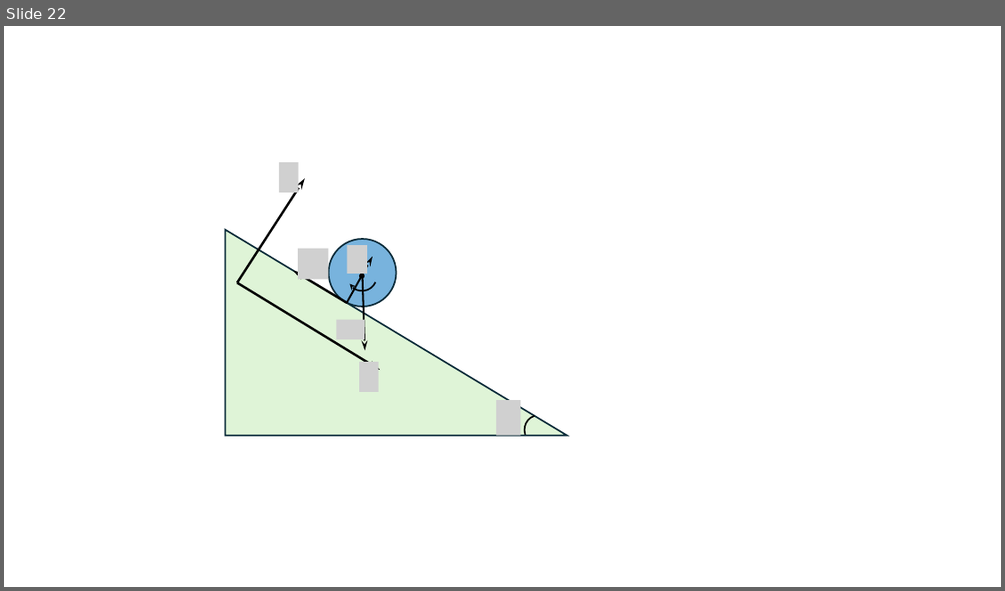
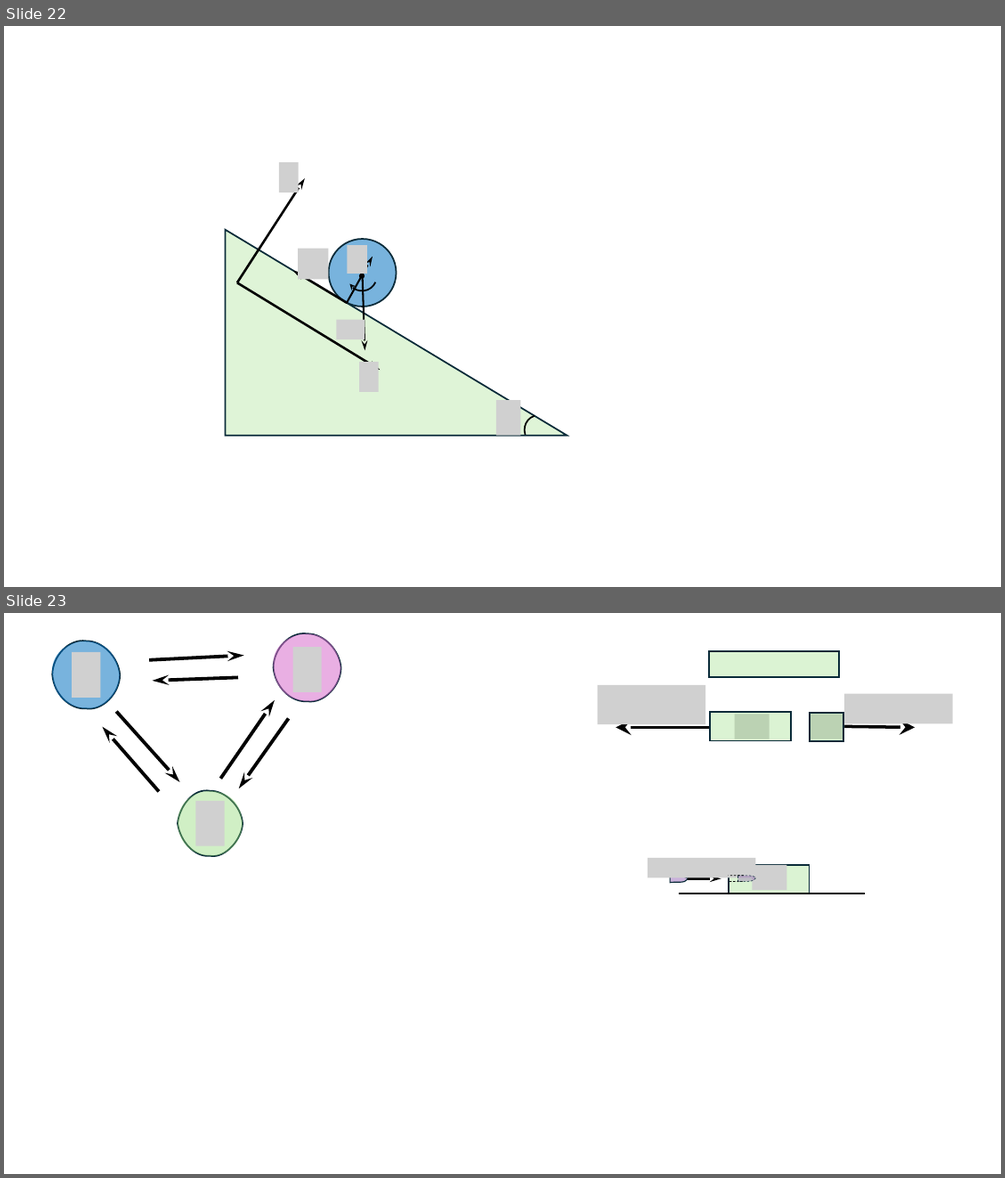
Before and after one commit to savchenko-physics/savchenko-physics.github.io, a slide deck: theory/lecture-drawings.pptx. Shown one above the other, each under a label of ours: slide 22 before the commit, slides 22 and 23 after it. The pictures are 1005x591 and 1005x1178 pixels, drawn with LibreOffice and Linux fonts; fonts in the diff are those of the drawing; grey boxes stand for pictures; background and template pictures are left out. Boxes give left, top, right and bottom in pixels: in the first picture for what was removed or moved away, otherwise in the second. Text is boxed around its words. In the diff, an @@ line names an element or a change of style, - is before the commit and + after.

```diff
--- a/theory/lecture-drawings.pptx
+++ b/theory/lecture-drawings.pptx
@@ slide 23 added at [4,613,1001,1174], background #FFFFFF @@
@@ freeform shape added at [273,634,340,701], fill #D86ECC at 55% opacity, outline #092A39 1.5 pt @@
@@ freeform shape added at [53,641,120,708], fill #0070C0 at 53% opacity, outline #092A39 1.5 pt @@
@@ picture added at [72,652,100,698] @@
@@ arrow added from (149, 660) to (244, 656), #000000 3.25 pt @@
@@ picture added at [292,647,321,692] @@
@@ rectangle added at [709,651,840,677], fill #8ED973 at 31% opacity, outline #092A39 1.5 pt @@
@@ arrow added from (238, 677) to (152, 681), #000000 3.25 pt @@
@@ picture added at [598,685,706,724] @@
@@ arrow added from (116, 712) to (179, 782), #000000 3.25 pt @@
@@ arrow added from (221, 779) to (275, 700), #000000 3.25 pt @@
@@ arrow added from (289, 718) to (239, 788), #000000 3.25 pt @@
@@ rectangle added at [710,712,791,741], fill #8ED973 at 31% opacity, outline #092A39 1.5 pt @@
@@ picture added at [735,714,769,739] @@
@@ picture added at [809,714,844,739] @@
@@ rectangle added at [809,713,843,742], fill #8ED973 at 31% opacity, outline #092A39 1.5 pt @@
@@ picture added at [844,694,953,723] @@
@@ arrow added from (159, 792) to (102, 727), #000000 3.25 pt @@
@@ arrow added from (709, 728) to (615, 728), #000000 3 pt @@
@@ arrow added from (844, 727) to (914, 728), #000000 3 pt @@
@@ freeform shape added at [178,791,243,856], fill #8ED973 at 41% opacity, outline #092A39 1.5 pt @@
@@ picture added at [196,801,225,846] @@
@@ picture added at [647,858,756,877] @@
@@ freeform shape added at [671,876,688,882], fill #7030A0 at 37% opacity, outline #092A39 1 pt @@
@@ arrow added from (688, 878) to (721, 878), #000000 2.25 pt @@
@@ rectangle added at [728,864,809,893], fill #8ED973 at 31% opacity, outline #092A39 1.5 pt @@
@@ line added from (744, 876) to (728, 876), #000000 0.5 pt dashed @@
@@ freeform shape added at [738,876,756,882], fill #7030A0 at 27% opacity, outline #092A39 0.5 pt dashed @@
@@ picture added at [752,865,787,891] @@
@@ line added from (866, 893) to (680, 893), #000000 1.5 pt @@
@@ line added from (743, 882) to (728, 882), #000000 0.5 pt dashed @@
```
Also in this commit, not shown: 4 other files.
